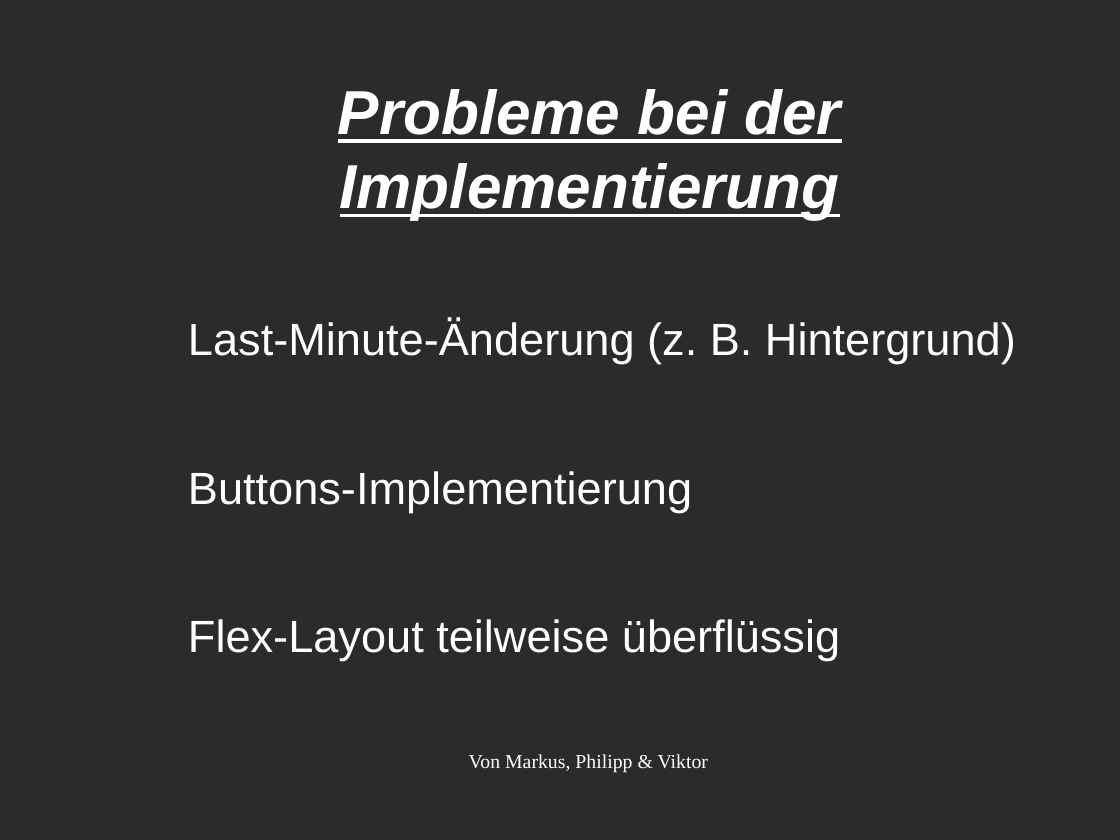
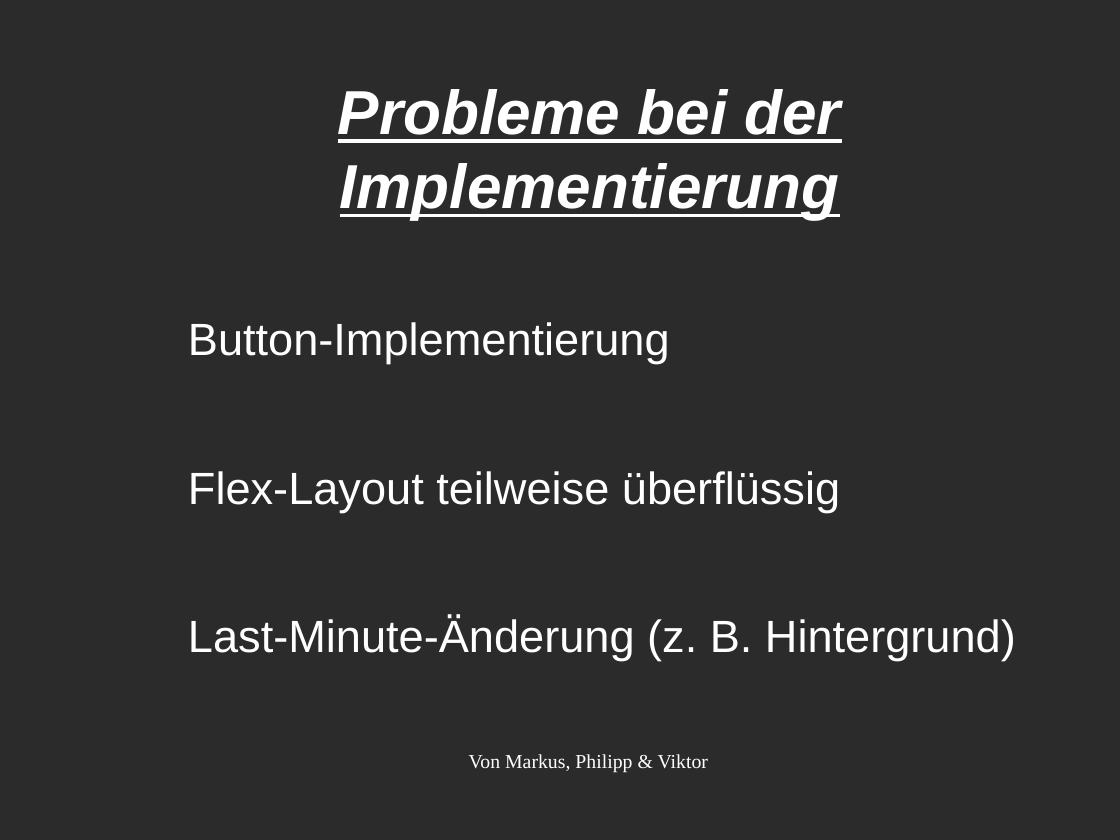
Before and after one commit to ryancarmon/webprog_a, a slide deck: slide 8 of Präsentation/Präsi WebProg1 version 4.odp. Drawn at 1120x840 pixels with LibreOffice and Linux fonts; fonts in the diff are those of the drawing; background and template pictures are left out; a plain dark background stands for a picture behind light text. Boxes give left, top, right and bottom in pixels: in the first picture for what was removed or moved away, otherwise in the second. Text is boxed around its words. In the diff, an @@ line names an element or a change of style, - is before the commit and + after.

```diff
--- a/Präsentation/Präsi WebProg1 version 4.odp
+++ b/Präsentation/Präsi WebProg1 version 4.odp
@@ text at <box>188,322,840,512</box>: paragraphs added @@
+Button-Implementierung
+Flex-Layout teilweise überflüssig
@@ text at <box>188,471,840,661</box>: paragraphs removed @@
-Buttons-Implementierung
-Flex-Layout teilweise überflüssig
```
Also in this commit, not shown: 1 other slide changed, 1 other file.
